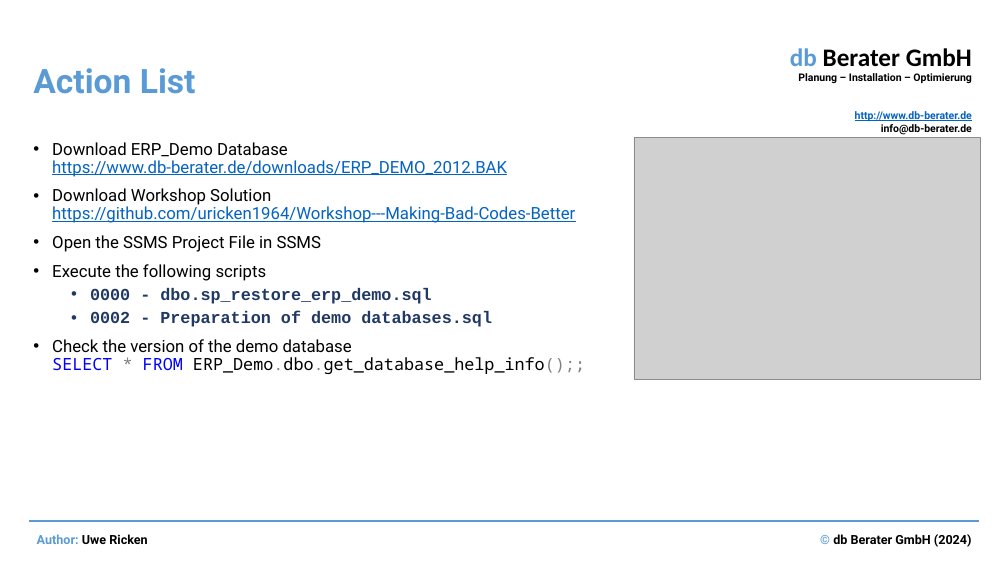
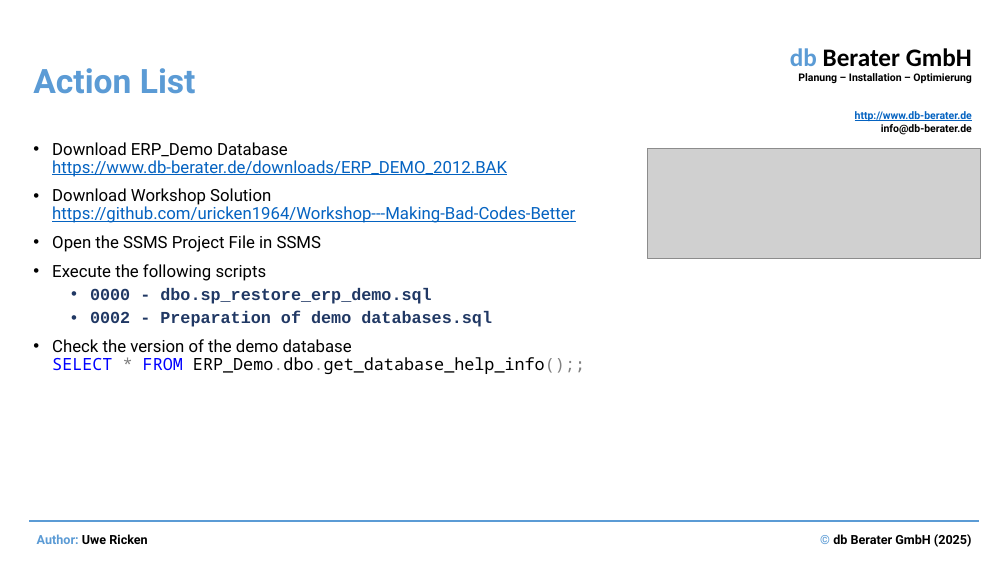
Before and after one commit to uricken1964/Workshop---Making-Bad-Codes-Better, a slide deck: slide 4 of Preparation and Documents/Performance optimization by identifying and correcting bad SQL code.pptx. Drawn at 1008x567 pixels with LibreOffice and Linux fonts; fonts in the diff are those of the drawing; grey boxes stand for pictures. Boxes give left, top, right and bottom in pixels: in the first picture for what was removed or moved away, otherwise in the second. Text is boxed around its words. In the diff, an @@ line names an element or a change of style, - is before the commit and + after.

```diff
--- a/Preparation and Documents/Performance optimization by identifying and correcting bad SQL code.pptx
+++ b/Preparation and Documents/Performance optimization by identifying and correcting bad SQL code.pptx
@@ picture removed at (x1=634, y1=138, x2=981, y2=380) @@
@@ picture added at (x1=648, y1=148, x2=981, y2=259) @@
@@ text at (x1=833, y1=534, x2=972, y2=547): text changed @@
-© db Berater GmbH (2024)
+© db Berater GmbH (2025)
```
Also in this commit, not shown: 18 other slides changed, 2 slides added, 1 slide removed, 18 other files.
